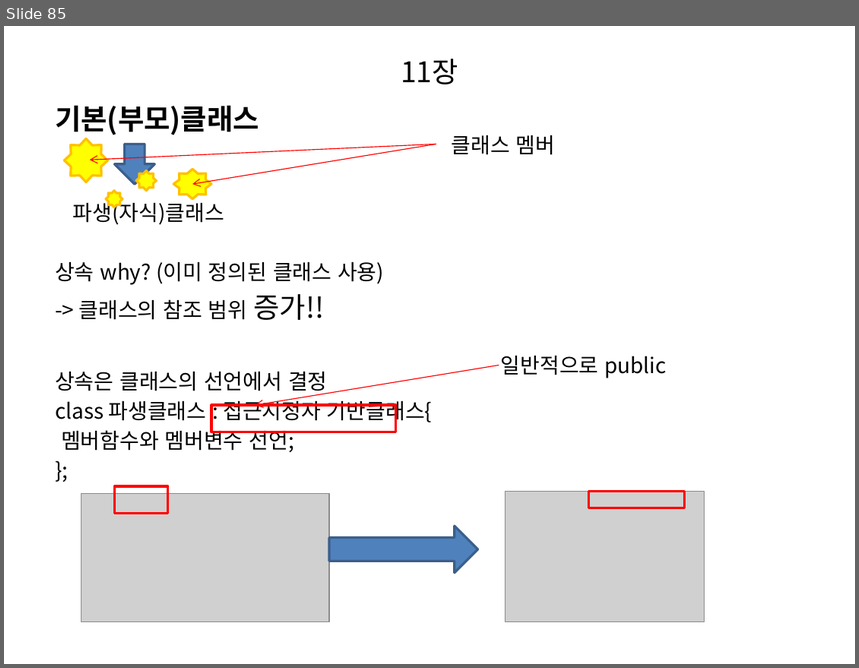
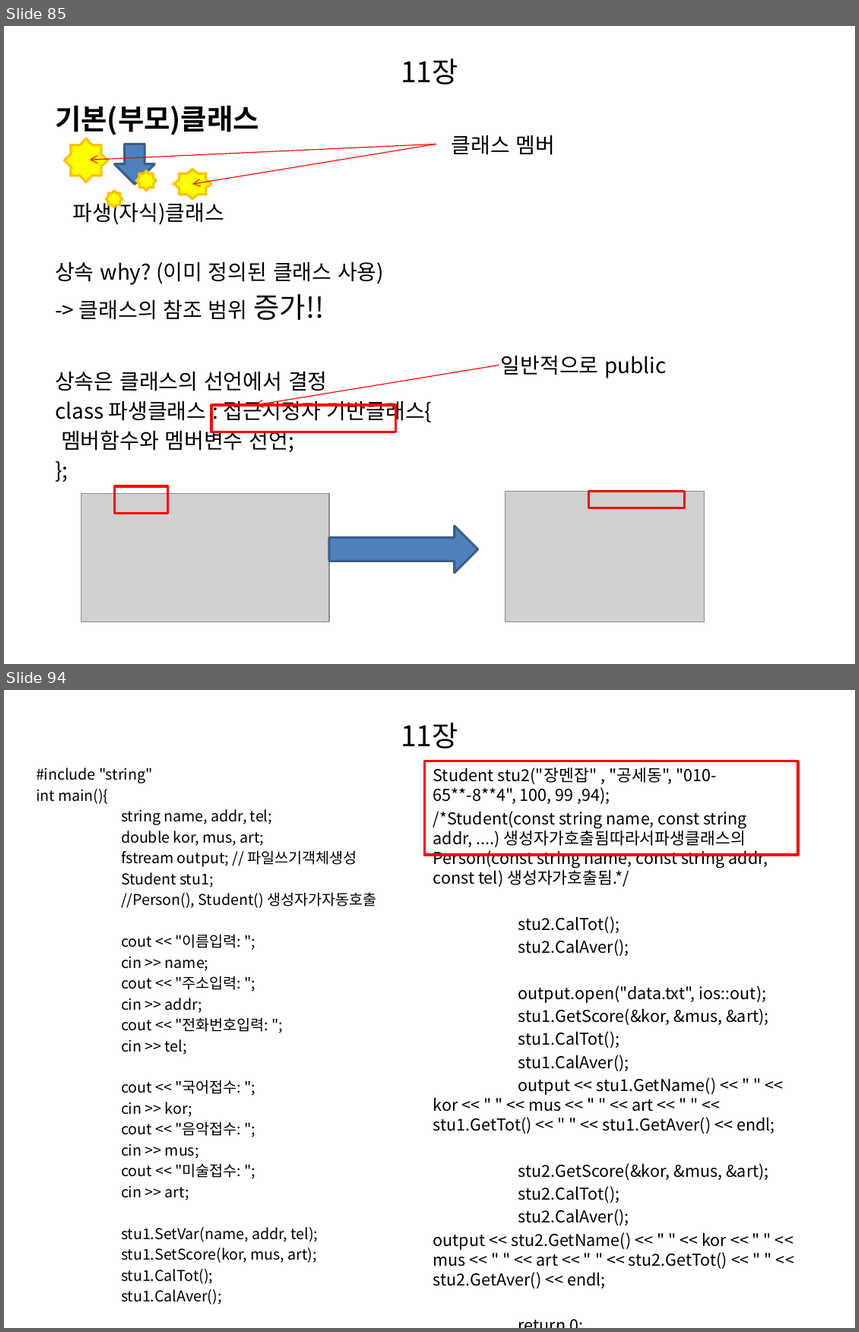
Before and after one commit to ssosee/C-study, a slide deck: C++ STUDY.pptx. Shown one above the other, each under a label of ours: slide 85 before the commit, slides 85 and 94 after it; the slides between them are not shown. The pictures are 859x668 and 859x1332 pixels, drawn with LibreOffice and Linux fonts; fonts in the diff are those of the drawing; grey boxes stand for pictures. Boxes give left, top, right and bottom in pixels: in the first picture for what was removed or moved away, otherwise in the second. Text is boxed around its words. In the diff, an @@ line names an element or a change of style, - is before the commit and + after.

```diff
--- a/C++ STUDY.pptx
+++ b/C++ STUDY.pptx
@@ slide 94 added at box(4, 690, 855, 1328), background #FFFFFF @@
@@ title added at box(401, 723, 458, 749), 24 pt, text #000000 @@
+11장
@@ text added at box(36, 768, 376, 1263), 12.6 pt, text #000000 @@
+#include "string"
+int main(){
+string name, addr, tel;
+double kor, mus, art;
+fstream output; // 파일쓰기객체생성
+Student stu1;
+//Person(), Student() 생성자가자동호출
+cout << "이름입력: ";
+cin >> name;
+cout << "주소입력: ";
+cin >> addr;
+cout << "전화번호입력: ";
+cin >> tel;
+cout << "국어접수: ";
+cin >> kor;
+cout << "음악접수: ";
+cin >> mus;
+cout << "미술접수: ";
+cin >> art;
+stu1.SetVar(name, addr, tel);
+stu1.SetScore(kor, mus, art);
+stu1.CalTot();
+stu1.CalAver();
@@ rectangle added at box(424, 761, 798, 855), outline #FF0000 2 pt @@
@@ text added at box(433, 768, 775, 1269), 13.9 pt, text #000000 @@
+Student stu2("장멘잡" , "공세동", "010-65**-8**4", 100, 99 ,94);
+/*Student(const string name, const string addr, ....) 생성자가호출됨따라서파생클래스의Person(const string name, const string addr, const tel) 생성자가호출됨.*/
+stu2.CalTot();
+stu2.CalAver();
+output.open("data.txt", ios::out);
+stu1.GetScore(&kor, &mus, &art);
+stu1.CalTot();
+stu1.CalAver();
+output << stu1.GetName() << " " << kor << " " << mus << " " << art << " " << stu1.GetTot() << " " << stu1.GetAver() << endl;
+stu2.GetScore(&kor, &mus, &art);
+stu2.CalTot();
+stu2.CalAver();
+output << stu2.GetName() << " " << kor << " " << mus << " " << art << " " << stu2.GetTot() << " " << stu2.GetAver() << endl;
+return 0;
+}
```
Also in this commit, not shown: 3 slides changed, 20 other slides added, 13 slides removed.
